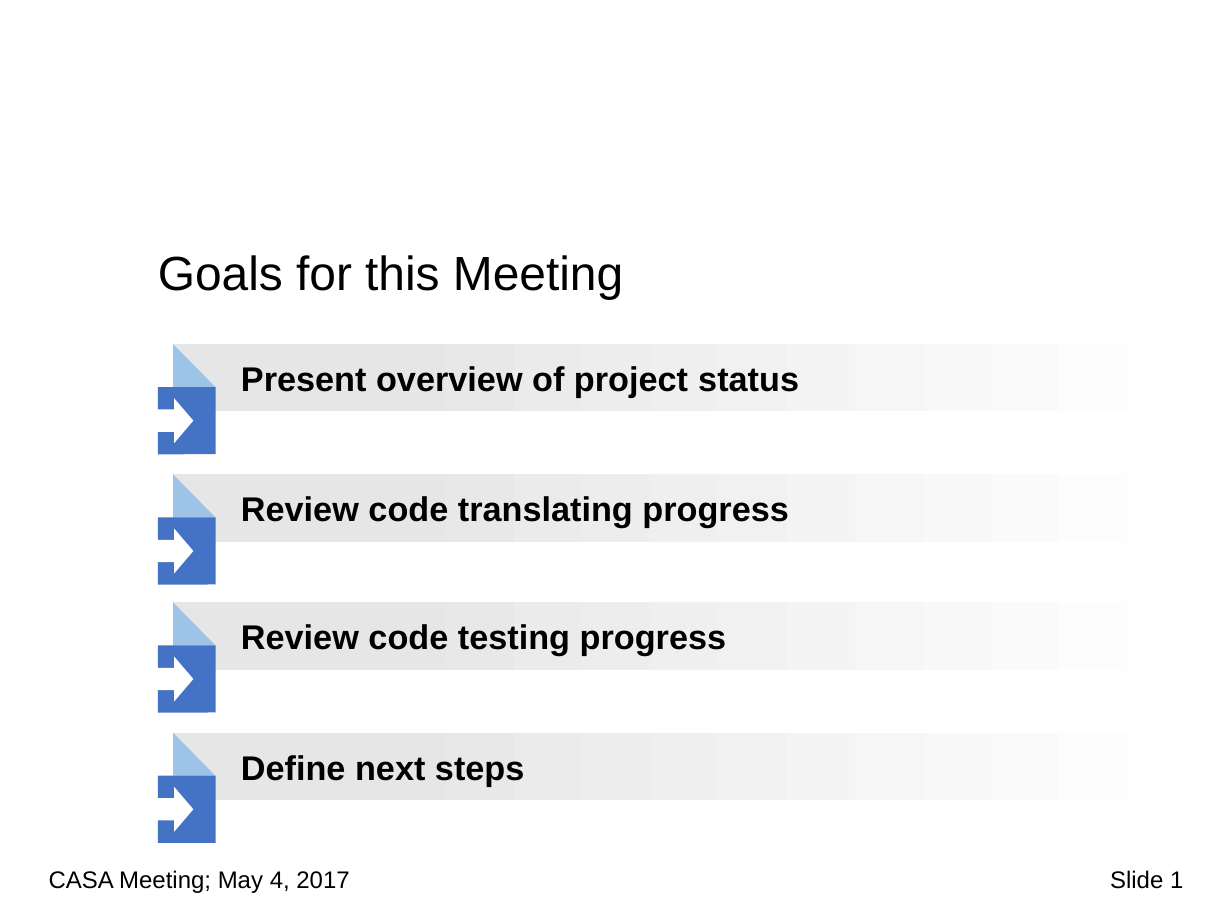
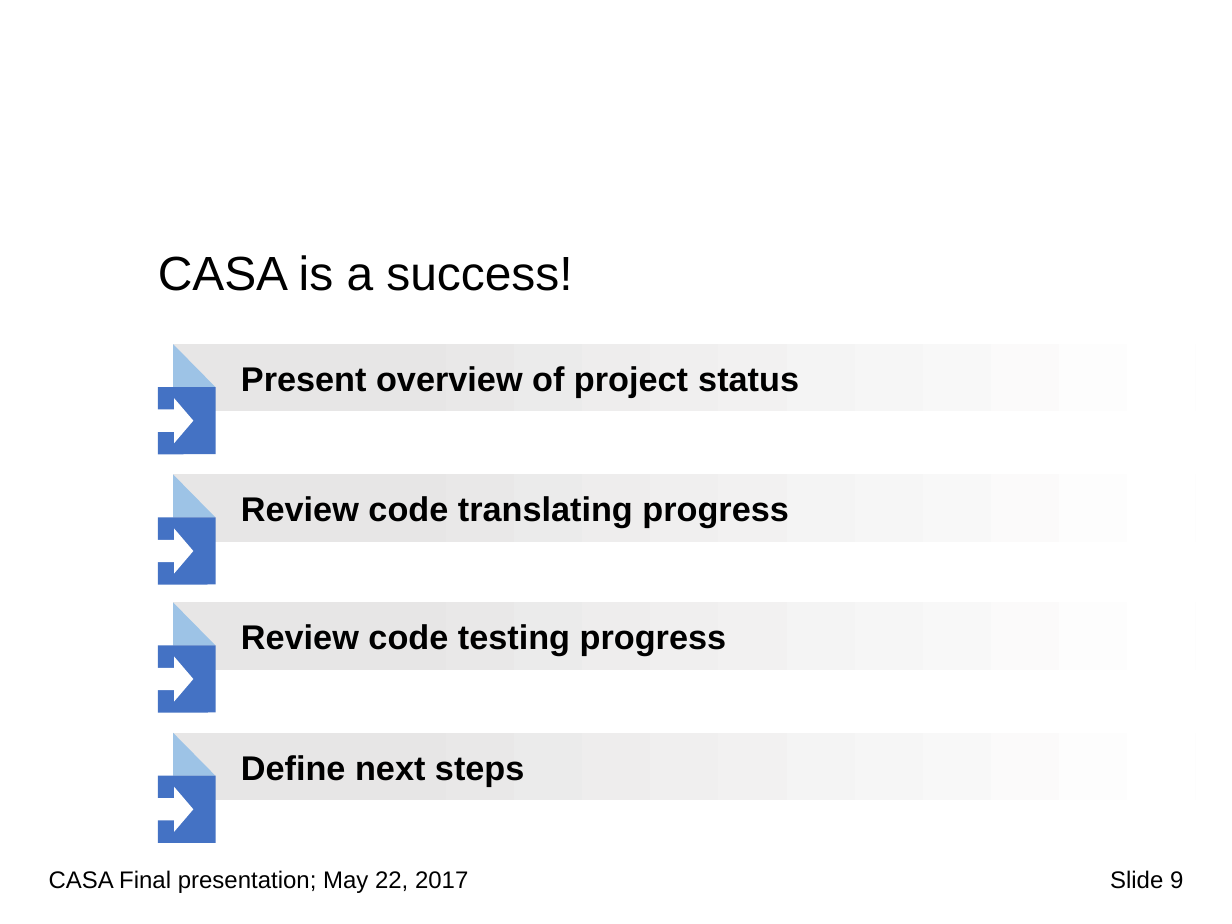
Before and after one commit to Plavit/CASA-refactor, a slide deck: slide 10 of docs/WIP/CASA_Final_v1.pptx (slide 2 before the commit). Drawn at 1232x924 pixels with LibreOffice and Linux fonts; fonts in the diff are those of the drawing; background and template pictures are left out. Boxes give left, top, right and bottom in pixels: in the first picture for what was removed or moved away, otherwise in the second. Text is boxed around its words. In the diff, an @@ line names an element or a change of style, - is before the commit and + after.

```diff
--- a/docs/WIP/CASA_Final_v1.pptx
+++ b/docs/WIP/CASA_Final_v1.pptx
@@ title at <box>158,255,572,291</box>: text changed @@
-Goals for this Meeting
+CASA is a success!
@@ text at <box>49,870,468,893</box>: text changed @@
-CASA Meeting; May 4, 2017
+CASA Final presentation; May 22, 2017
@@ page number at <box>1110,870,1183,889</box>: text changed @@
-Slide 1
+Slide 9
```
Also in this commit, not shown: 11 other slides changed, 8 slides added, 1 other file.
